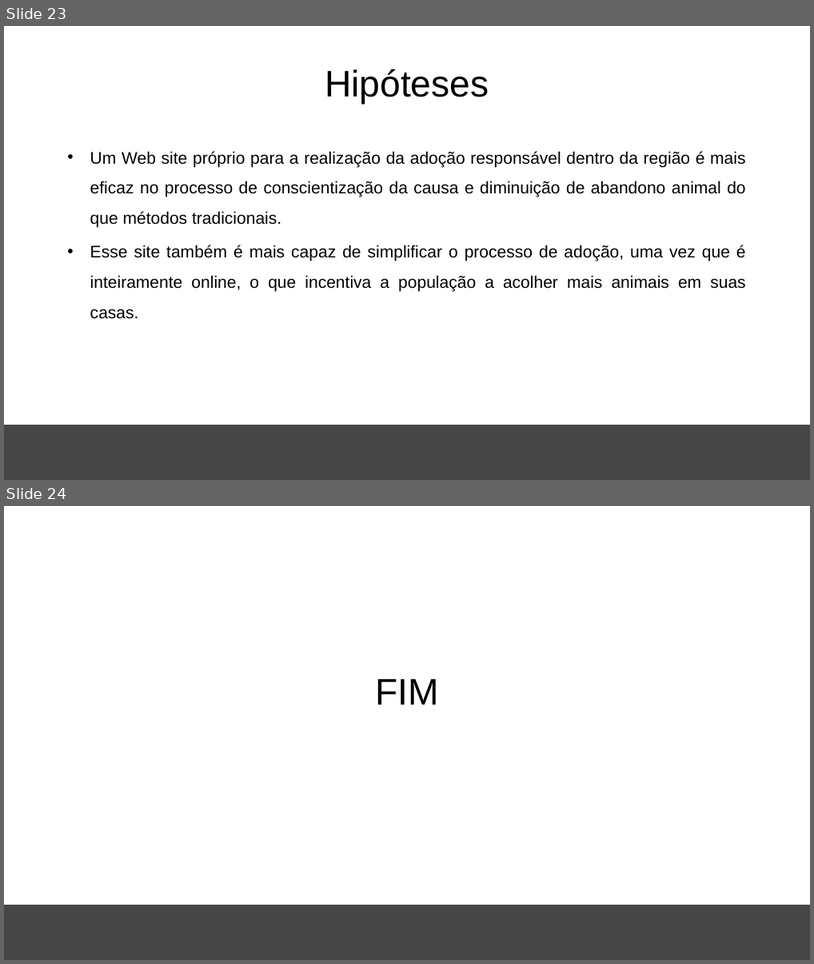
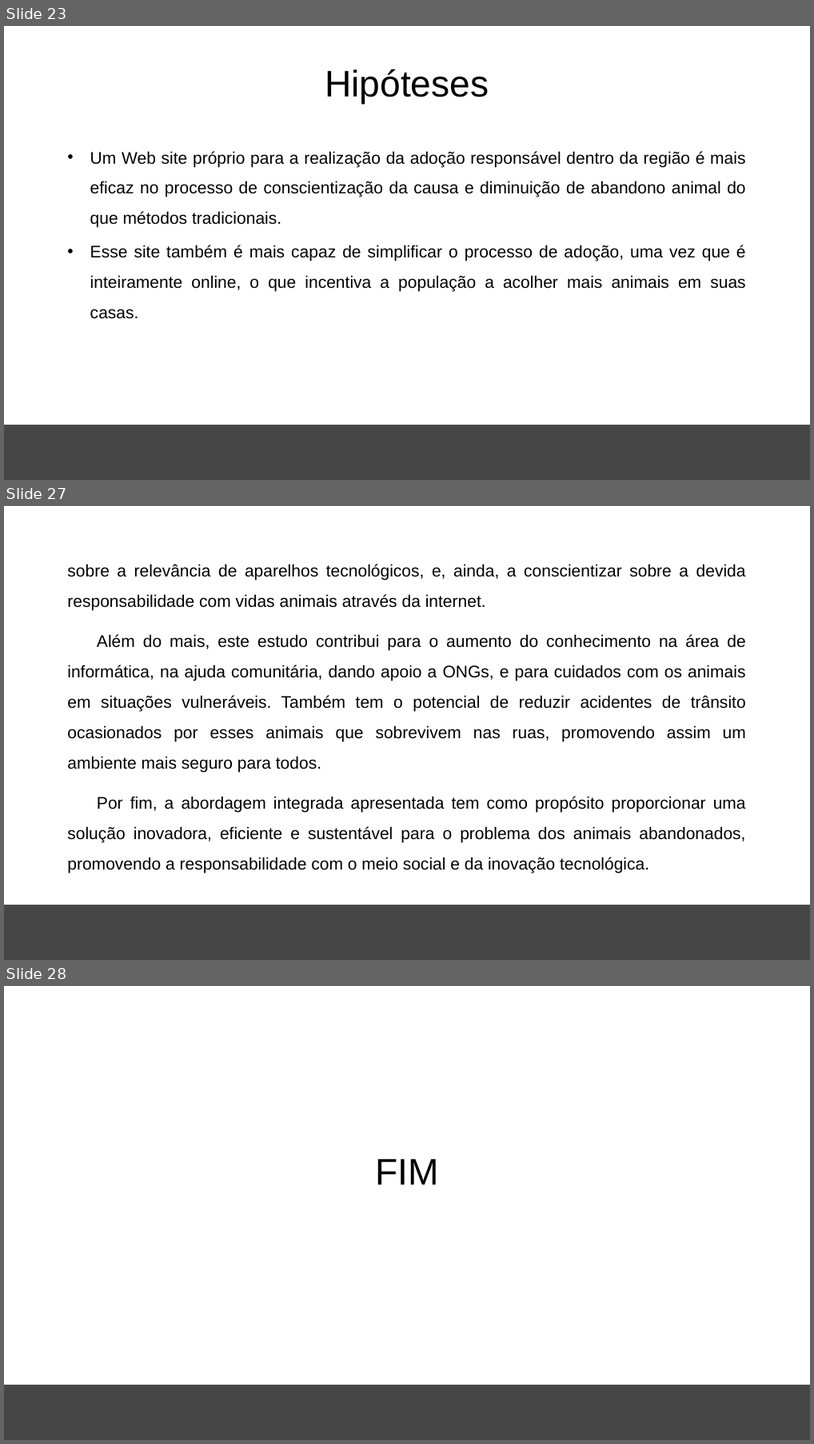
Before and after one commit to Bewwwy/TCC, a slide deck: Arquivos/TCC.pptx. Shown one above the other, each under a label of ours: slides 23 and 24 before the commit, slides 23, 27 and 28 after it; the slides between them are not shown. The pictures are 814x964 and 814x1444 pixels, drawn with LibreOffice and Linux fonts; fonts in the diff are those of the drawing; background and template pictures are left out. Boxes give left, top, right and bottom in pixels: in the first picture for what was removed or moved away, otherwise in the second. Text is boxed around its words. In the diff, an @@ line names an element or a change of style, - is before the commit and + after.

```diff
--- a/Arquivos/TCC.pptx
+++ b/Arquivos/TCC.pptx
@@ slide 27 added at [4,506,810,960], background #FFFFFF; not listed: 1 template element that a slide beside it also shows @@
@@ text added at [67,564,746,872], 20 pt, text #000000 @@
+sobre a relevância de aparelhos tecnológicos, e, ainda, a conscientizar sobre a devida responsabilidade com vidas animais através da internet.
+Além do mais, este estudo contribui para o aumento do conhecimento na área de informática, na ajuda comunitária, dando apoio a ONGs, e para cuidados com os animais em situações vulneráveis. Também tem o potencial de reduzir acidentes de trânsito ocasionados por esses animais que sobrevivem nas ruas, promovendo assim um ambiente mais seguro para todos.
+Por fim, a abordagem integrada apresentada tem como propósito proporcionar uma solução inovadora, eficiente e sustentável para o problema dos animais abandonados, promovendo a responsabilidade com o meio social e da inovação tecnológica.
@@ what was slide 24 is now slide 28 @@
```
Also in this commit, not shown: 8 slides changed, 3 other slides added, 25 other files.
